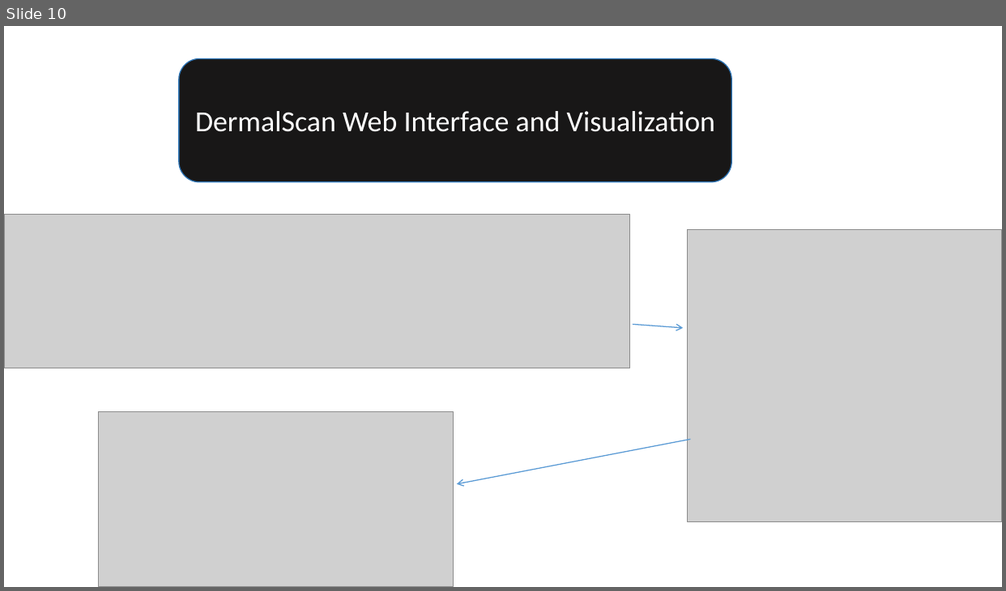
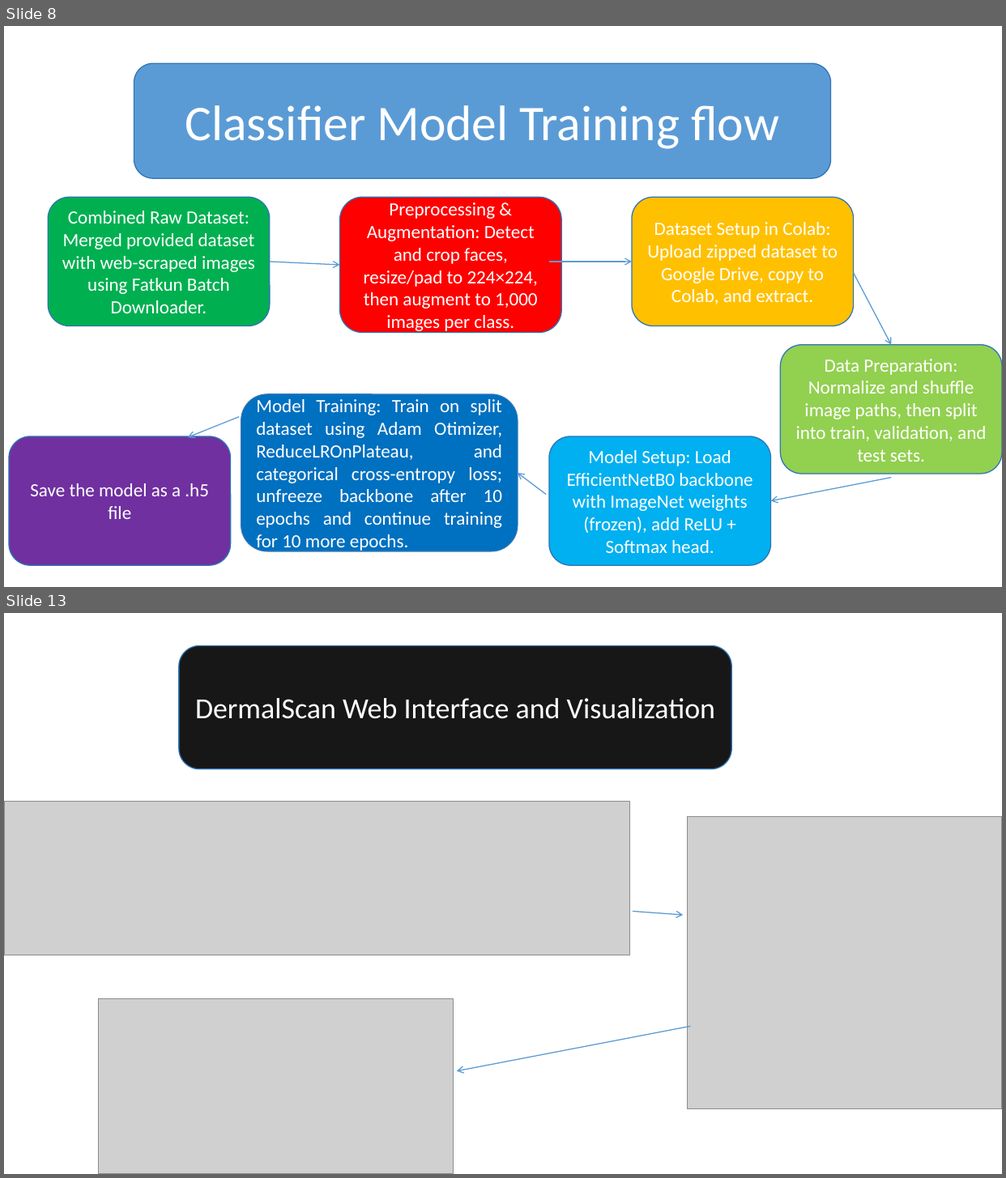
Before and after one commit to SpringBoardMentor0781j/Dermal_Scan_Project_2025, a slide deck: docs/Presentation1.pptx. Shown one above the other, each under a label of ours: slide 10 before the commit, slides 8 and 13 after it; the slides between them are not shown. The pictures are 1006x591 and 1006x1178 pixels, drawn with LibreOffice and Linux fonts; fonts in the diff are those of the drawing; grey boxes stand for pictures; background and template pictures are left out. Boxes give left, top, right and bottom in pixels: in the first picture for what was removed or moved away, otherwise in the second. Text is boxed around its words. In the diff, an @@ line names an element or a change of style, - is before the commit and + after.

```diff
--- a/docs/Presentation1.pptx
+++ b/docs/Presentation1.pptx
@@ slide 8 added at [4,26,1002,587], background picture (left out) @@
@@ rounded rectangle added at [134,63,831,179], fill #5B9BD5, outline #2E75B6 1 pt, 48 pt, text #FFFFFF @@
+Classifier Model Training flow
@@ rounded rectangle added at [49,198,270,327], fill #00B050, outline #2E75B6 1 pt, 18 pt, text #FFFFFF @@
+Combined Raw Dataset: Merged provided dataset with web-scraped images using Fatkun Batch Downloader.
@@ rounded rectangle added at [340,198,562,333], fill #FF0000, outline #2E75B6 1 pt, 18 pt, text #FFFFFF @@
+Preprocessing & Augmentation: Detect and crop faces, resize/pad to 224×224, then augment to 1,000 images per class.
@@ rounded rectangle added at [632,198,854,327], fill #FFC000, outline #2E75B6 1 pt, 18 pt, text #FFFFFF @@
+Dataset Setup in Colab: Upload zipped dataset to Google Drive, copy to Colab, and extract.
@@ arrow added from (270, 262) to (340, 265), #5B9BD5 1 pt @@
@@ arrow added from (549, 262) to (632, 262), #5B9BD5 1 pt @@
@@ arrow added from (854, 273) to (891, 345), #5B9BD5 1 pt @@
@@ rounded rectangle added at [780,345,1002,474], fill #92D050, outline #2E75B6 1 pt, 18 pt, text #FFFFFF @@
+Data Preparation: Normalize and shuffle image paths, then split into train, validation, and test sets.
@@ rounded rectangle added at [241,395,518,552], fill #0070C0, outline #2E75B6 1 pt, 18 pt, text #FFFFFF @@
+Model Training: Train on split dataset using Adam Otimizer, ReduceLROnPlateau, and categorical cross-entropy loss; unfreeze backbone after 10 epochs and continue training for 10 more epochs.
@@ rounded rectangle added at [9,437,230,565], fill #7030A0, outline #2E75B6 1 pt, 18 pt, text #FFFFFF @@
+Save the model as a .h5 file
@@ arrow added from (239, 416) to (187, 437), #5B9BD5 1 pt @@
@@ rounded rectangle added at [549,437,770,565], fill #00B0F0, outline #2E75B6 1 pt, 18 pt, text #FFFFFF @@
+Model Setup: Load EfficientNetB0 backbone with ImageNet weights (frozen), add ReLU + Softmax head.
@@ arrow added from (546, 495) to (518, 473), #5B9BD5 1 pt @@
@@ arrow added from (891, 478) to (770, 501), #5B9BD5 1 pt @@
@@ what was slide 10 is now slide 13 @@
```
Also in this commit, not shown: 10 slides changed, 3 other slides added, 4 other files.
